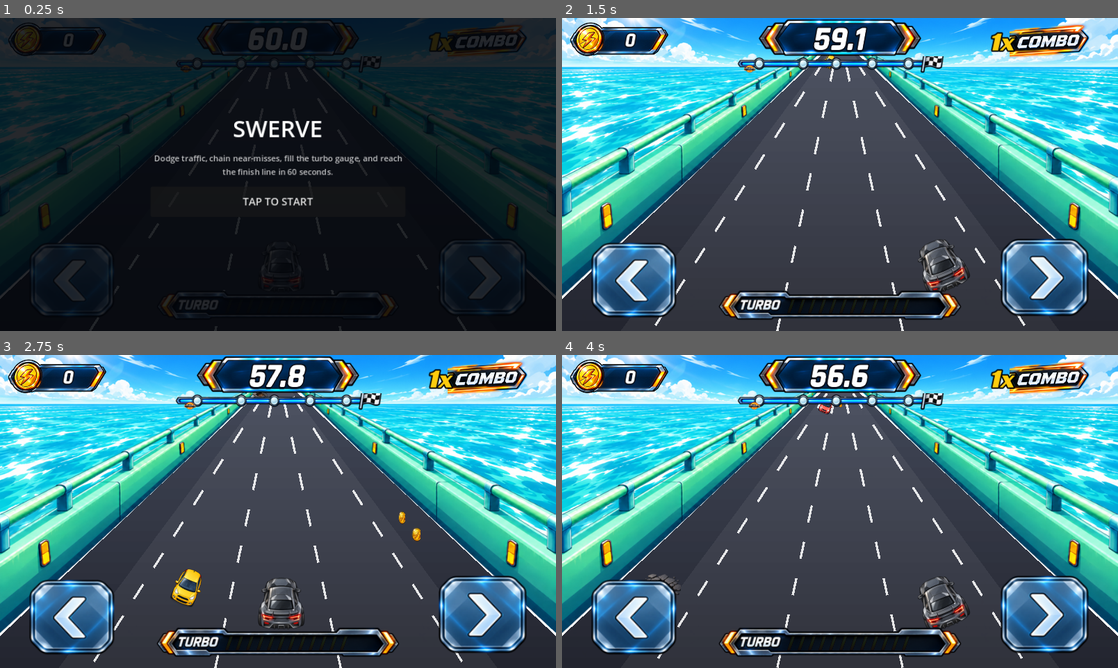
Above: before the commit, frames 1-4 (two rows, left to right).
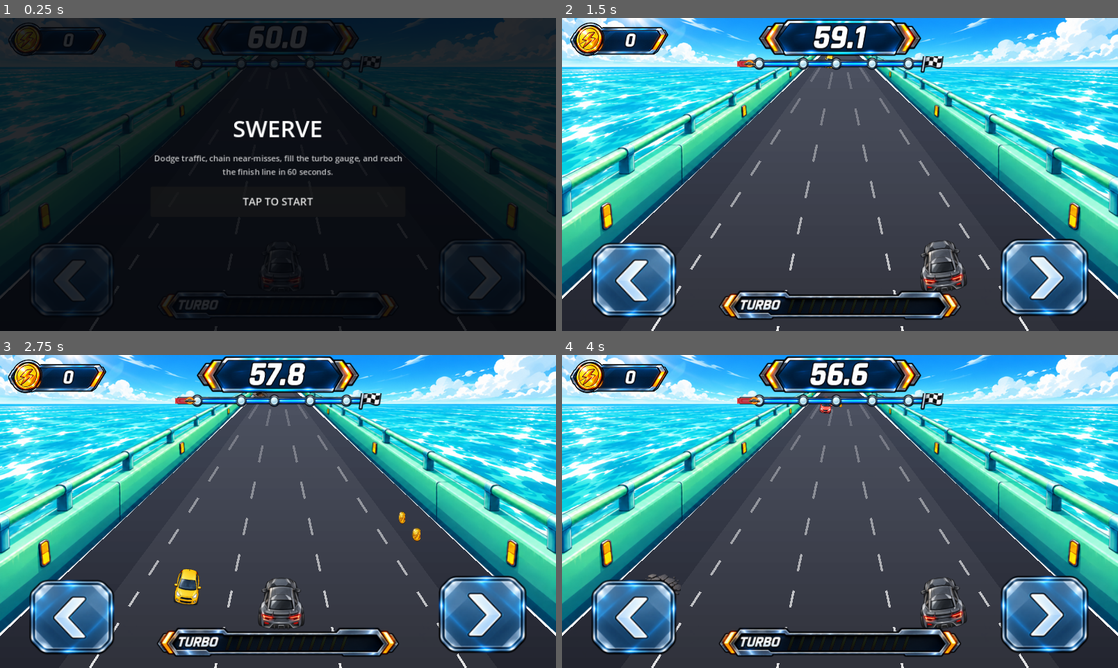
Above: after the commit, the same moments.

Repository: kjs8806/swerve
Game: Godot game, scene res://scenes/Main.tscn
Two runs of this game, one before a commit and one after it. Both use one fixed random seed, a clock stepped at 60 frames per second and the inputs below.
Inputs:
- Up to frame 1 (0.25 s): no input
- Up to frame 2 (1.5 s): click "TAP TO START" at 0.5 s; tap Enter at 1.25, 1.35 s; hold Right from 1.28 s (still down)
- Up to frame 3 (2.75 s): tap Space at 1.52, 1.55, 1.82, 2.1, 2.27, 2.57 s; release Right at 2.03 s; hold Left from 2.03 s (still down); tap Enter at 2.3 s
- Up to frame 4 (4 s): release Left at 2.78 s; hold Right from 2.78 s (still down); tap Enter at 2.85, 3.6 s; tap Space at 3.05, 3.77 s

The runs differ from the first frame. In frame 1, 1.1% of the frame differs, in the area x 32-95%, y 2-18%; in frame 2, 3.5%; in frame 3, 3.2%; in frame 4, 3.8%, in the area x 16-95%, y 1-100%.

Commit message:
Polish HUD alignment, progress track, combo, and road visuals
- Center timer number in its badge; fix progress-track car sitting
  below the tube line instead of centered on it
- Add a red fill bar to the progress track showing distance traveled
- Fix combo counter always showing a floor of "1x" even with zero
  near misses; hide the combo badge entirely until combo > 0
- Freeze the dashed lane-line scroll (was distractingly animated) and
  fade the dashes toward the horizon instead of uniform opacity
- Heavily damp the car/traffic lean toward the vanishing point - the
  full geometric angle read as a banked/sloped road

Co-Authored-By: Claude Sonnet 5 <noreply@anthropic.com>
Claude-Session: https://claude.ai/code/session_018FwiYrawYFoWGDQFwqT5XC

Diff:
--- a/godot/scenes/Main.tscn
+++ b/godot/scenes/Main.tscn
@@ -61,7 +61,7 @@
 anchor_right = 1.0
 anchor_bottom = 1.0
 offset_left = 8.0
-offset_top = 8.0
+offset_top = 3.0
 offset_right = 8.0
 material = SubResource("ShaderMaterial_timer")
 theme_override_fonts/font = SubResource("FontVariation_extrabold")
@@ -93,11 +93,19 @@
 stretch_mode = 6
 mouse_filter = 2
 
+[node name="ProgressFill" type="ColorRect" parent="HUD/Root/ProgressTrack"]
+offset_left = 3.0
+offset_top = 8.0
+offset_right = 3.0
+offset_bottom = 18.0
+color = Color(0.902, 0.153, 0.157, 0.8)
+mouse_filter = 2
+
 [node name="PlayerMarker" type="TextureRect" parent="HUD/Root/ProgressTrack"]
 offset_left = 4.0
-offset_top = 6.0
+offset_top = -3.0
 offset_right = 40.0
-offset_bottom = 38.0
+offset_bottom = 29.0
 texture = ExtResource("5_car")
 expand_mode = 1
 stretch_mode = 5
--- a/godot/scripts/Race.gd
+++ b/godot/scripts/Race.gd
@@ -72,7 +72,6 @@
 var boost_t: float = 0.0
 var hit_flash: float = 0.0
 var win_flash: float = 0.0
-var road_scroll: float = 0.0
 var obstacles: Array = []
 var coins_list: Array = []
 var obstacle_timer: float = 0.0
@@ -85,8 +84,10 @@
 # ---------- HUD refs ----------
 @onready var timer_label: Label = $HUD/Root/TimerPanel/TimerLabel
 @onready var coin_label: Label = $HUD/Root/CoinPanel/CoinLabel
+@onready var combo_panel: Control = $HUD/Root/ComboPanel
 @onready var combo_label: Label = $HUD/Root/ComboPanel/ComboLabel
 @onready var progress_track: Control = $HUD/Root/ProgressTrack
+@onready var progress_fill: ColorRect = $HUD/Root/ProgressTrack/ProgressFill
 @onready var player_marker: TextureRect = $HUD/Root/ProgressTrack/PlayerMarker
 @onready var turbo_gauge_track: Control = $HUD/Root/TurboGaugeTrack
 @onready var turbo_segments: Control = $HUD/Root/TurboGaugeTrack/TurboSegments
@@ -196,7 +197,6 @@
 	boost_t = 0.0
 	hit_flash = 0.0
 	win_flash = 0.0
-	road_scroll = 0.0
 	obstacles.clear()
 	coins_list.clear()
 	obstacle_timer = 0.6
@@ -337,7 +337,6 @@
 	var speed := current_speed()
 	distance += speed * dt
 	var dp: float = (speed / ROAD_LENGTH) * dt
-	road_scroll += speed * dt
 
 	# Obstacles: position always advances, even once resolved (hit or
 	# passed) - otherwise a resolved car freezes in place forever instead
@@ -451,13 +450,15 @@
 	timer_mat.set_shader_parameter("color_mid", timer_grad[1])
 	timer_mat.set_shader_parameter("color_bottom", timer_grad[2])
 	coin_label.text = "%d" % coins
-	combo_label.text = "%dx" % maxi(1, combo)
+	combo_label.text = "%dx" % combo
+	combo_panel.visible = combo > 0
 
 	var pct: float = clampf(distance / FINISH_DISTANCE, 0.0, 1.0)
 	var track_w: float = progress_track.size.x
 	var marker_start := 3.0
 	var marker_end := track_w * 0.87 - player_marker.size.x
 	player_marker.position.x = lerpf(marker_start, marker_end, pct)
+	progress_fill.size.x = maxf(0.0, player_marker.position.x + player_marker.size.x * 0.5 - marker_start)
 
 	var gauge_pct: float = turbo_gauge / TURBO_GAUGE_MAX
 	var lit_count := ceili(gauge_pct * turbo_segments.get_child_count())
@@ -533,7 +534,10 @@
 		draw_rect(Rect2(rect.position.x, rect.position.y + i * step_h, rect.size.x, step_h + 1.0), col)
 
 
-func _draw_dashed_line(p1: Vector2, p2: Vector2, color: Color, width: float, dash: float, gap: float, offset: float) -> void:
+# p1 is the far (horizon) end and p2 is the near (player) end - each dash
+# fades from alpha_far up to alpha_near so the lines don't compete for
+# attention far up the road, matching the vanishing guardrails/road shading.
+func _draw_dashed_line(p1: Vector2, p2: Vector2, color: Color, width: float, dash: float, gap: float, offset: float, alpha_far: float, alpha_near: float) -> void:
 	var dir: Vector2 = p2 - p1
 	var length := dir.length()
 	if length <= 0.0:
@@ -547,7 +551,10 @@
 		var seg_start: float = maxf(pos, 0.0)
 		var seg_end: float = minf(pos + dash, length)
 		if seg_end > seg_start:
-			draw_line(p1 + dir * seg_start, p1 + dir * seg_end, color, width)
+			var t: float = ((seg_start + seg_end) * 0.5) / length
+			var seg_color := color
+			seg_color.a = color.a * lerpf(alpha_far, alpha_near, t)
+			draw_line(p1 + dir * seg_start, p1 + dir * seg_end, seg_color, width)
 		pos += pattern
 
 
@@ -596,7 +603,7 @@
 		var frac := LANE_EDGES[i]
 		var x0: float = cx + frac * road_half_width(hy)
 		var x1: float = cx + frac * road_half_width(h)
-		_draw_dashed_line(Vector2(x0, hy), Vector2(x1, h), Color(1, 1, 1, 0.88), 4.0, 30.0, 34.0, fmod(road_scroll, 64.0))
+		_draw_dashed_line(Vector2(x0, hy), Vector2(x1, h), Color(1, 1, 1, 0.88), 4.0, 30.0, 34.0, 0.0, 0.08, 1.0)
 
 	draw_line(Vector2(cx, hy), Vector2(cx - road_half_width(h), h), Color.WHITE, 4.0)
 	draw_line(Vector2(cx, hy), Vector2(cx + road_half_width(h), h), Color.WHITE, 4.0)
@@ -609,14 +616,18 @@
 
 
 # Lane divider lines all radiate outward from the road's vanishing point
-# (which sits right behind the timer badge), so a car actually driving down
-# a lane would be angled along that same radiating line rather than always
-# pointing screen-up. This tilts a sprite's vertical axis to match.
+# (which sits right behind the timer badge). A car actually driving down a
+# lane would be angled slightly along that same radiating line rather than
+# always pointing screen-up - but the full geometric angle (the same one
+# the lane lines use) reads as a banked/sloped road once you factor in a
+# rigid car body, so it's heavily damped down to a subtle lean.
+const SPRITE_TILT_DAMPING := 0.3
+
 func _draw_sprite_toward_vanishing_point(texture: Texture2D, pos: Vector2, scale: float) -> void:
 	var size := texture.get_size() * scale
 	var dx := pos.x - center_x()
 	var dy := pos.y - horizon_y()
-	var angle := atan2(-dx, dy) if dy > 0.0 else 0.0
+	var angle := (atan2(-dx, dy) if dy > 0.0 else 0.0) * SPRITE_TILT_DAMPING
 	draw_set_transform(pos, angle, Vector2.ONE)
 	draw_texture_rect(texture, Rect2(-size * 0.5, size), false)
 	draw_set_transform(Vector2.ZERO, 0.0, Vector2.ONE)
